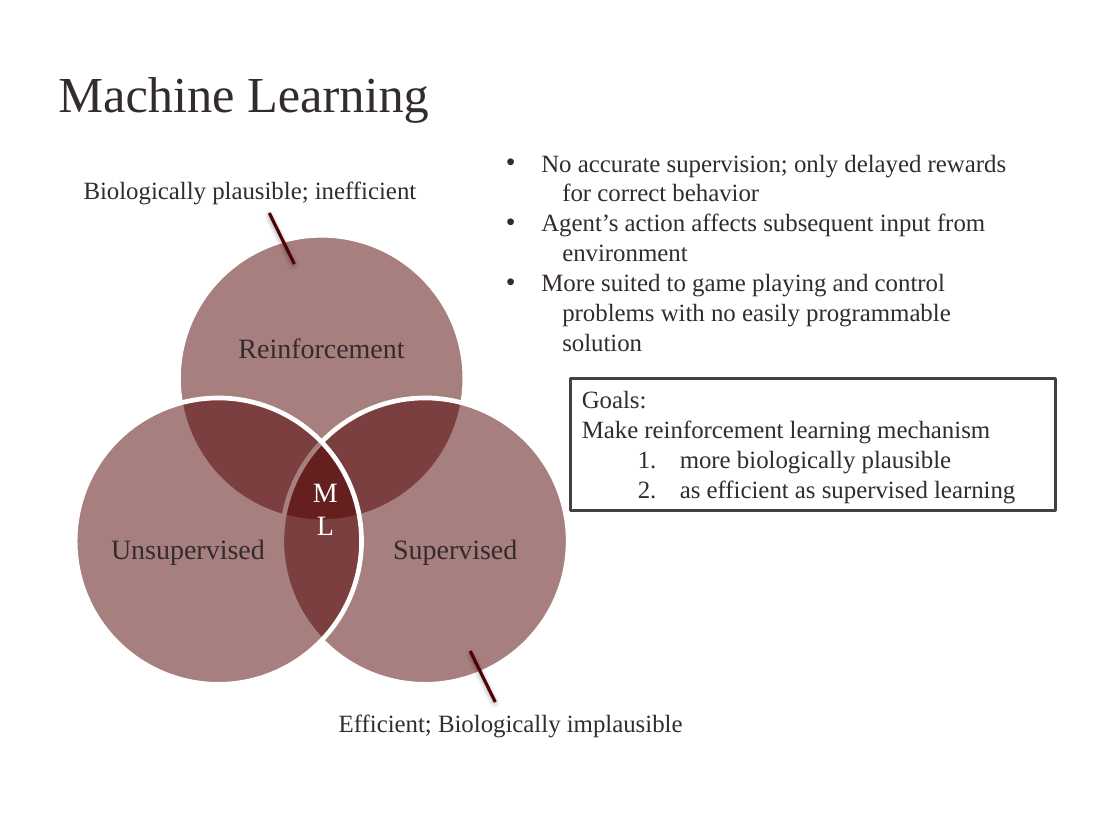
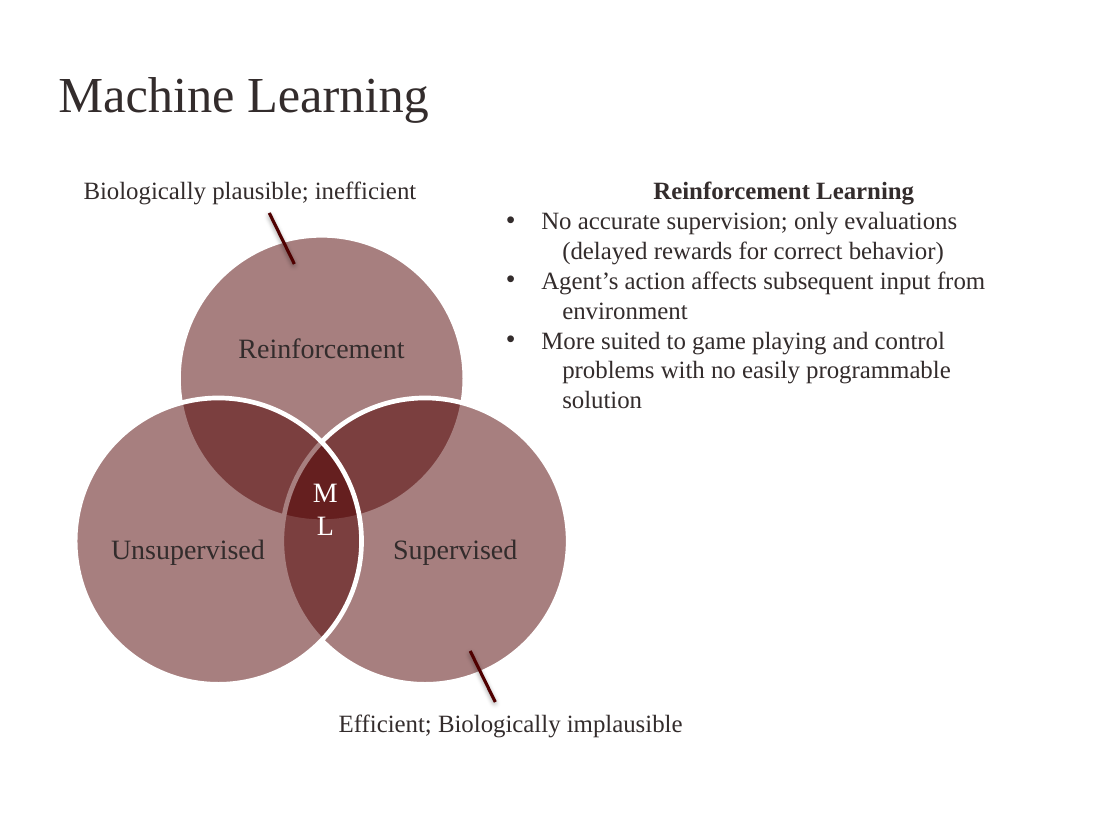
Before and after one commit to kuthulas/reinforce, a slide deck: slide 3 of RL.pptx (slide 2 before the commit). Drawn at 1120x840 pixels with LibreOffice and Linux fonts; fonts in the diff are those of the drawing; background and template pictures are left out. Boxes give left, top, right and bottom in pixels: in the first picture for what was removed or moved away, otherwise in the second. Text is boxed around its words. In the diff, an @@ line names an element or a change of style, - is before the commit and + after.

```diff
--- a/RL.pptx
+++ b/RL.pptx
@@ text "Reinforcement Learning": place and size @@
-text "Reinforcement Learning" at (541, 154, 1006, 352)
+text "Reinforcement Learning" at (541, 181, 985, 409)
@@ text at (541, 181, 957, 265): text changed @@
-• No accurate supervision; only delayed rewards
-  for correct behavior
+      Reinforcement Learning
+• No accurate supervision; only evaluations
+(delayed rewards for correct behavior)
@@ rectangle removed at (571, 379, 1056, 511) @@
-Goals:
-Make reinforcement learning mechanism
-  1. more biologically plausible
-  2. as efficient as supervised learning
```
Also in this commit, not shown: 10 other slides changed, 22 slides added, 3 slides removed.
